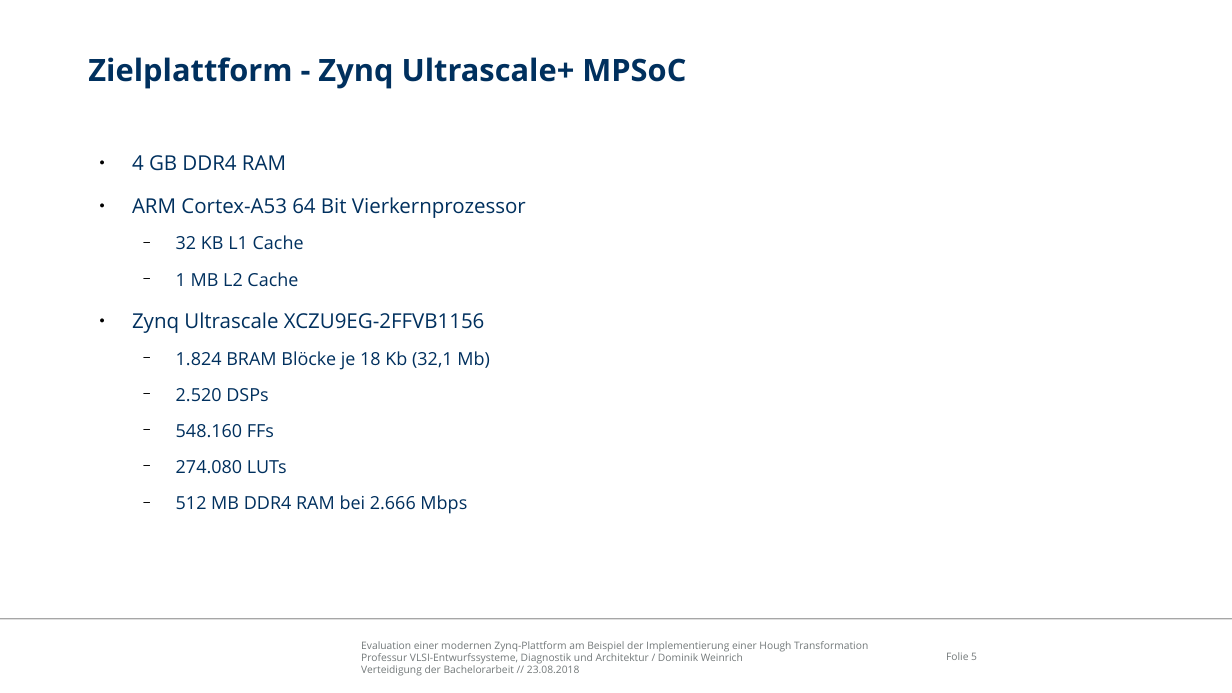
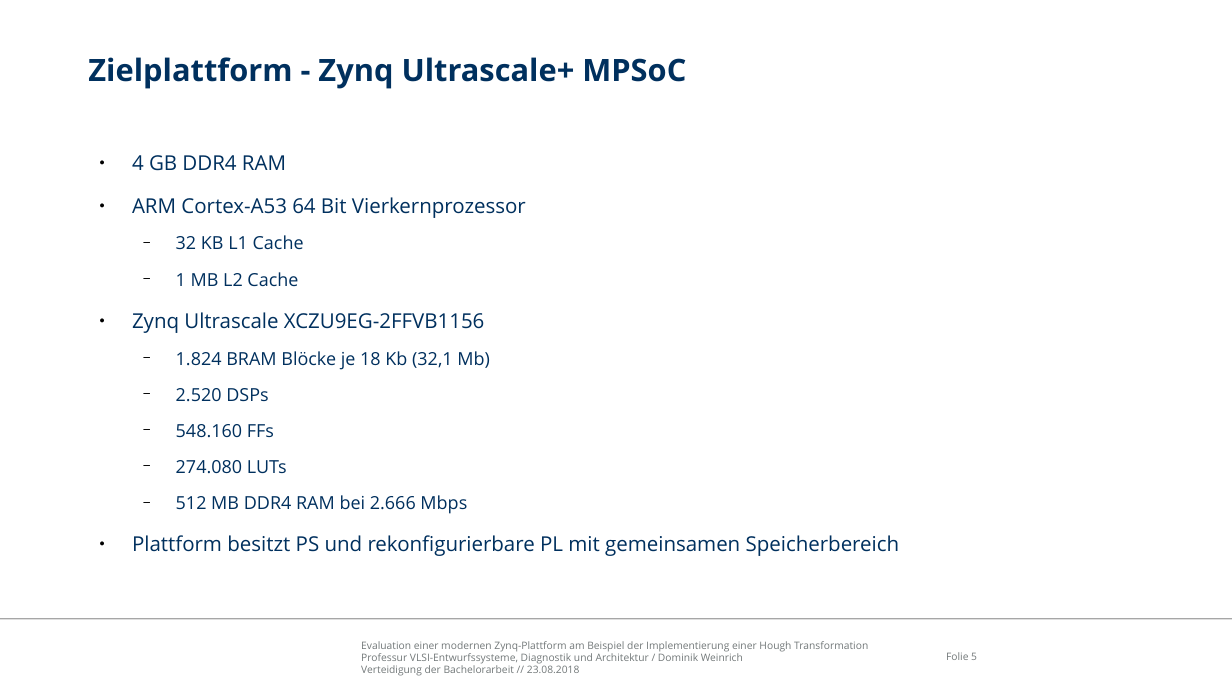
Before and after one commit to freeDom-/hough, a slide deck: slide 5 of Verteidigung/Verteidigung.odp. Drawn at 1232x693 pixels with LibreOffice and Linux fonts; fonts in the diff are those of the drawing; background and template pictures are left out. Boxes give left, top, right and bottom in pixels: in the first picture for what was removed or moved away, otherwise in the second. Text is boxed around its words. In the diff, an @@ line names an element or a change of style, - is before the commit and + after.

```diff
--- a/Verteidigung/Verteidigung.odp
+++ b/Verteidigung/Verteidigung.odp
@@ text at [132,535,900,556]: paragraph added @@
+● Plattform besitzt PS und rekonfigurierbare PL mit gemeinsamen Speicherbereich
```
Also in this commit, not shown: 11 other slides changed, 1 slide added, 1 other file.
